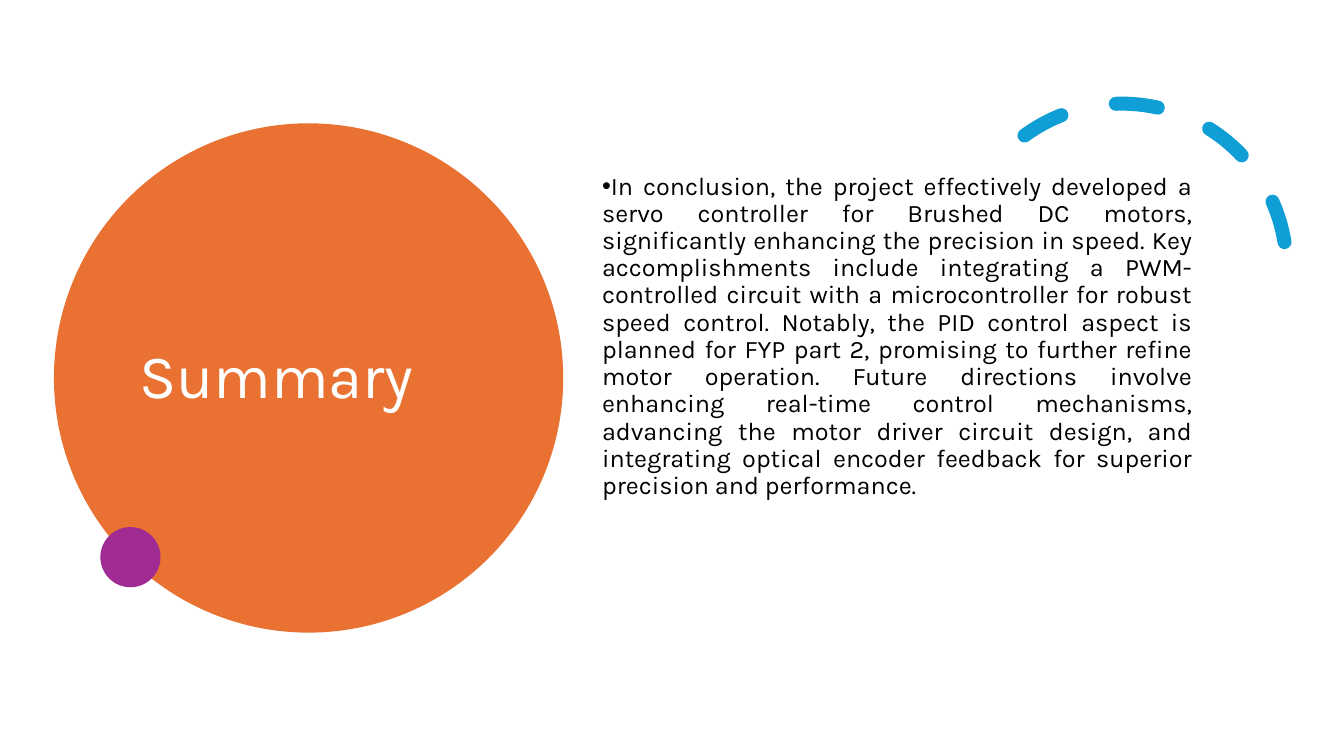
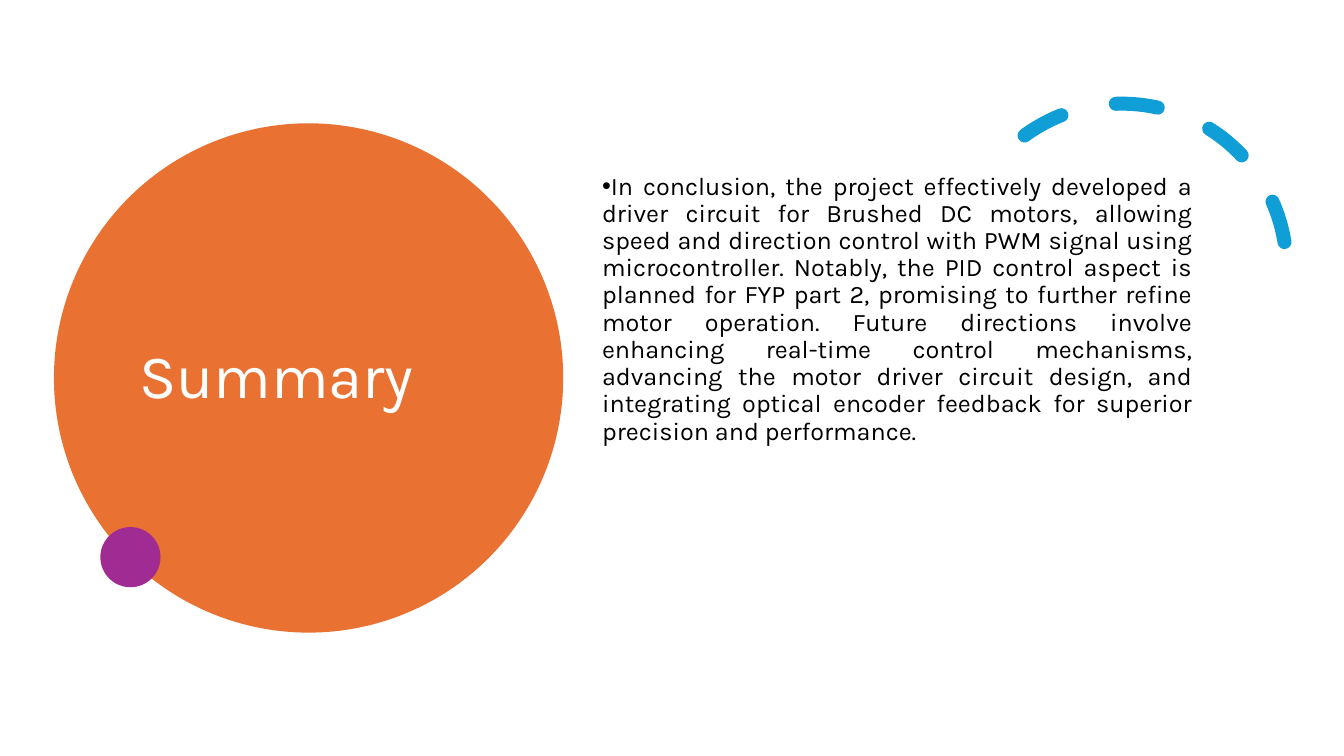
Before and after one commit to BashirAbu/FYP, a slide deck: slide 24 of FYP_1/presentation/FYP1.pptx (slide 25 before the commit). Drawn at 1344x756 pixels with LibreOffice and Linux fonts; fonts in the diff are those of the drawing. Boxes give left, top, right and bottom in pixels: in the first picture for what was removed or moved away, otherwise in the second. Text is boxed around its words. In the diff, an @@ line names an element or a change of style, - is before the commit and + after.

Commit message:
presentation

```diff
--- a/FYP_1/presentation/FYP1.pptx
+++ b/FYP_1/presentation/FYP1.pptx
@@ text at [602, 177, 1192, 446]: text changed @@
-• In conclusion, the project effectively developed a servo controller for Brushed DC motors, significantly enhancing the precision in speed. Key accomplishments include integrating a PWM-controlled circuit with a microcontroller for robust speed control. Notably, the PID control aspect is planned for FYP part 2, promising to further refine motor operation. Future directions involve enhancing real-time control mechanisms, advancing the motor driver circuit design, and integrating optical encoder feedback for superior precision and performance.
+• In conclusion, the project effectively developed a driver circuit for Brushed DC motors, allowing speed and direction control with PWM signal using microcontroller. Notably, the PID control aspect is planned for FYP part 2, promising to further refine motor operation. Future directions involve enhancing real-time control mechanisms, advancing the motor driver circuit design, and integrating optical encoder feedback for superior precision and performance.
```
Also in this commit, not shown: 10 other slides changed, 1 slide removed, 2 other files.
